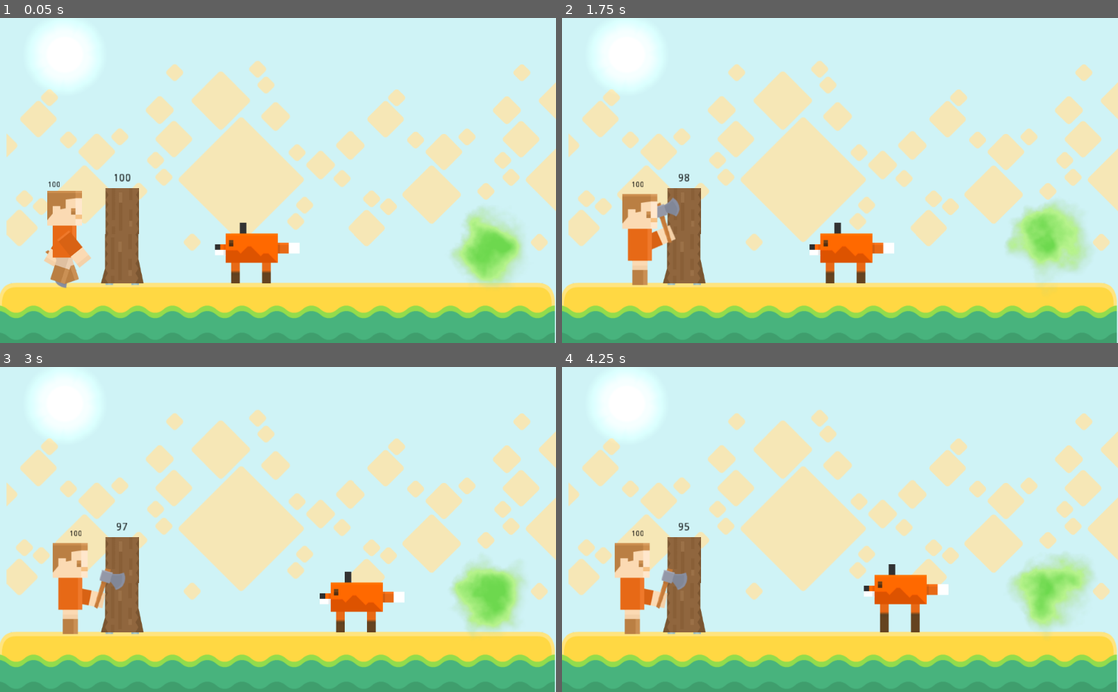
Above: before the commit, frames 1-4 (two rows, left to right).
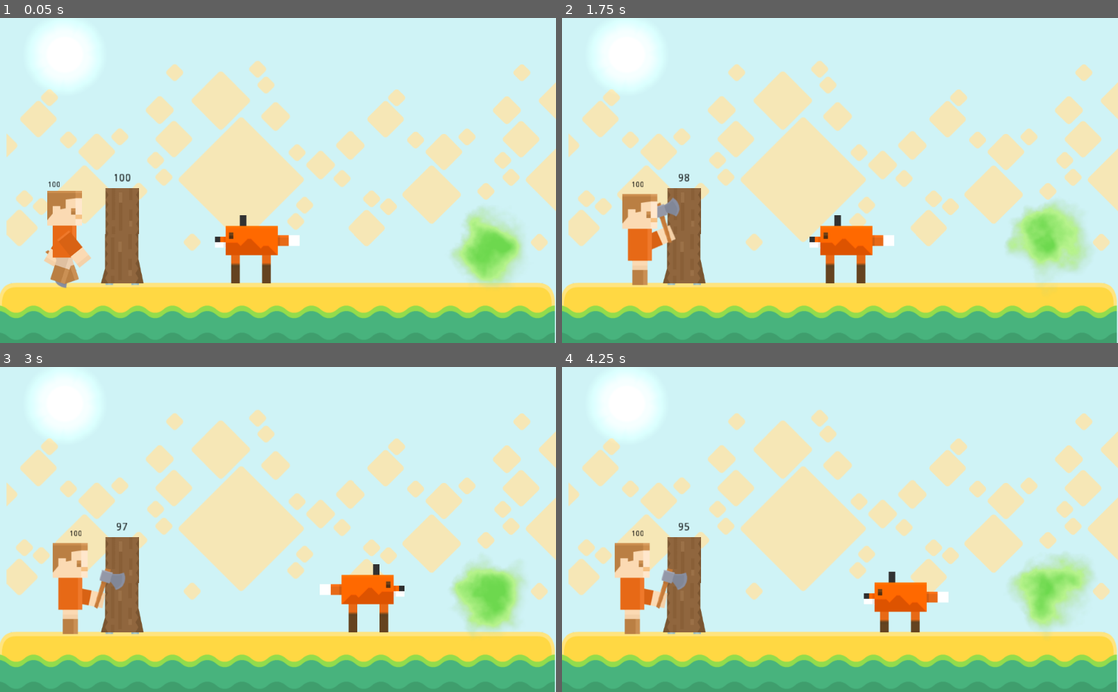
Above: after the commit, the same moments.

Repository: thiagola92/gamejamplus-2020
Game: Godot game, scene res://scenes/Main.tscn
The game is run twice, just before and just after one commit, with the same random seed, the same clock (stepped at 60 frames per second) and the same inputs. The project has no main scene, so this scene is started directly.
Inputs:
- Up to frame 1 (0.05 s): no input
- Up to frame 2 (1.75 s): hold D 0.53-1.28 s; hold A from 1.28 s (still down)
- Up to frame 3 (3 s): release A at 2.03 s; hold D from 2.03 s (still down)
- Up to frame 4 (4.25 s): release D at 3.53 s; hold A from 3.53 s (still down)

The runs differ from the first frame. In frame 1, 1.1% of the frame differs, in the area x 38-54%, y 60-79%; in frame 2, 1.1%; in frame 3, 1.5%, in the area x 57-73%, y 60-82%; in frame 4, 1.1%.
Error before the commit: Attempt to call function 'get_buff' in base 'null instance' on a null instance. (res://scripts/Buff_Pice.gd:24)

Commit message:
Guarana animation

Diff:
--- a/Game/scenes/Guaraná.tscn
+++ b/Game/scenes/Guaraná.tscn
@@ -12,6 +12,11 @@
 
 [sub_resource type="SpriteFrames" id=1]
 animations = [ {
+"frames": [ ExtResource( 6 ), ExtResource( 7 ) ],
+"loop": true,
+"name": "flip_normal_walking",
+"speed": 5.0
+}, {
 "frames": [ ExtResource( 2 ), ExtResource( 1 ) ],
 "loop": true,
 "name": "normal_walking",
@@ -26,11 +31,6 @@
 "loop": true,
 "name": "pice_walking",
 "speed": 5.0
-}, {
-"frames": [ ExtResource( 6 ), ExtResource( 7 ) ],
-"loop": true,
-"name": "flip_normal_walking",
-"speed": 5.0
 } ]
 
 [node name="Guarana" type="KinematicBody2D"]
--- a/Game/scenes/Player.tscn
+++ b/Game/scenes/Player.tscn
@@ -33,9 +33,7 @@
 [node name="CollisionShape2D" type="CollisionShape2D" parent="."]
 shape = SubResource( 1 )
 
-[node name="Sprite" type="AnimatedSprite" parent="."]
+[node name="AnimatedSprite" type="AnimatedSprite" parent="."]
 show_behind_parent = true
 frames = SubResource( 2 )
 animation = "walking_left"
-frame = 1
-playing = true
--- a/Game/scenes/Wall.tscn
+++ b/Game/scenes/Wall.tscn
@@ -57,7 +57,7 @@
 margin_bottom = -153.556
 rect_scale = Vector2( 2, 2 )
 custom_colors/font_color = Color( 0, 0, 0, 1 )
-text = "vida"
+text = "health"
 align = 1
 valign = 1
 __meta__ = {
--- a/Game/scripts/Buff_Pice.gd
+++ b/Game/scripts/Buff_Pice.gd
@@ -5,7 +5,7 @@
 # var a = 2
 # var b = "text"
 
-onready var obj = get_parent().get_node("Guarana")
+# onready var obj = get_parent().get_node("Guarana")
 
 # Called when the node enters the scene tree for the first time.
 func _ready():
@@ -20,6 +20,6 @@
 #	pass
 
 
-func _on_Buff_Pice_body_entered(body):
-	obj.get_buff("pice")
-	get_parent().remove_child(self)
+#func _on_Buff_Pice_body_entered(body):
+#	obj.get_buff("pice")
+#	get_parent().remove_child(self)
--- a/Game/scripts/Player.gd
+++ b/Game/scripts/Player.gd
@@ -9,6 +9,10 @@
 # Called every frame. 'delta' is the elapsed time since the previous frame.
 func _process(delta):
 	if Input.is_key_pressed(KEY_A):
+		$AnimatedSprite.play("walking_left")
 		position.x -= speed * delta
 	elif Input.is_key_pressed(KEY_D):
+		$AnimatedSprite.play("walking_right")
 		position.x += speed * delta
+	else:
+		$AnimatedSprite.stop()
